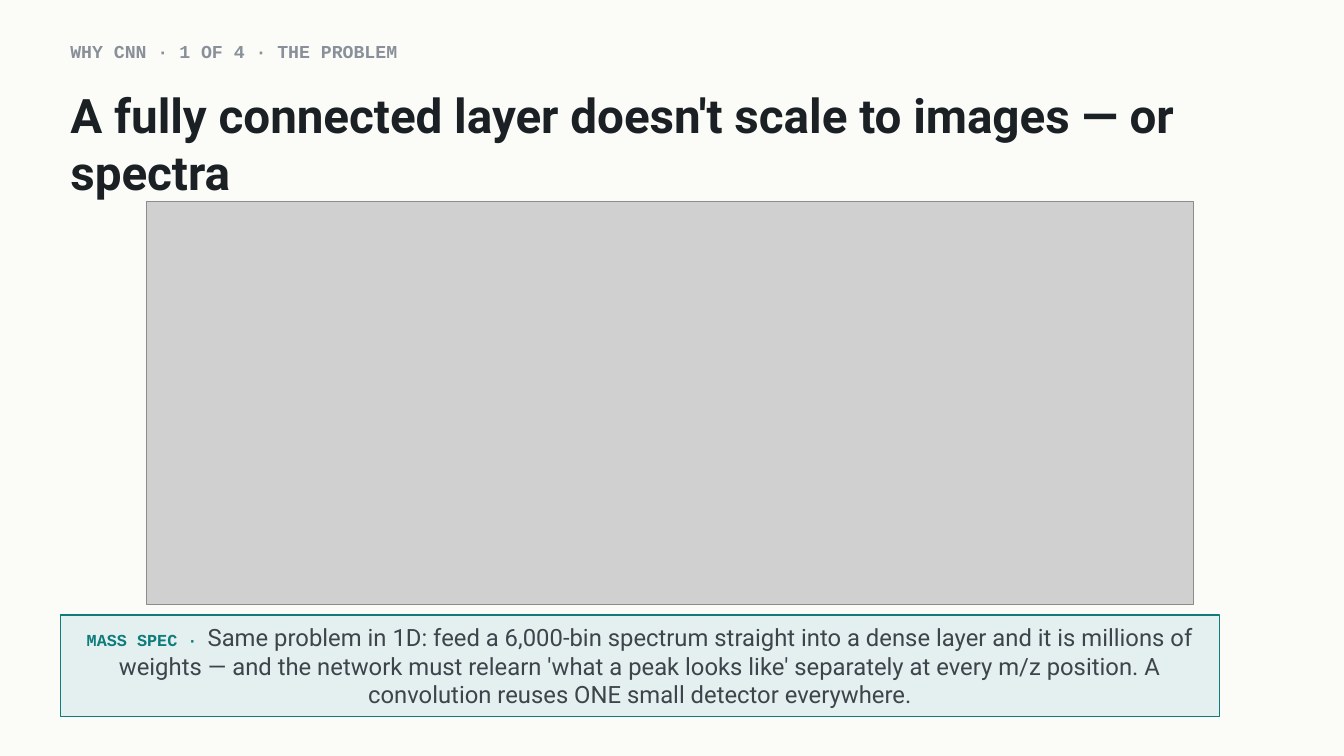
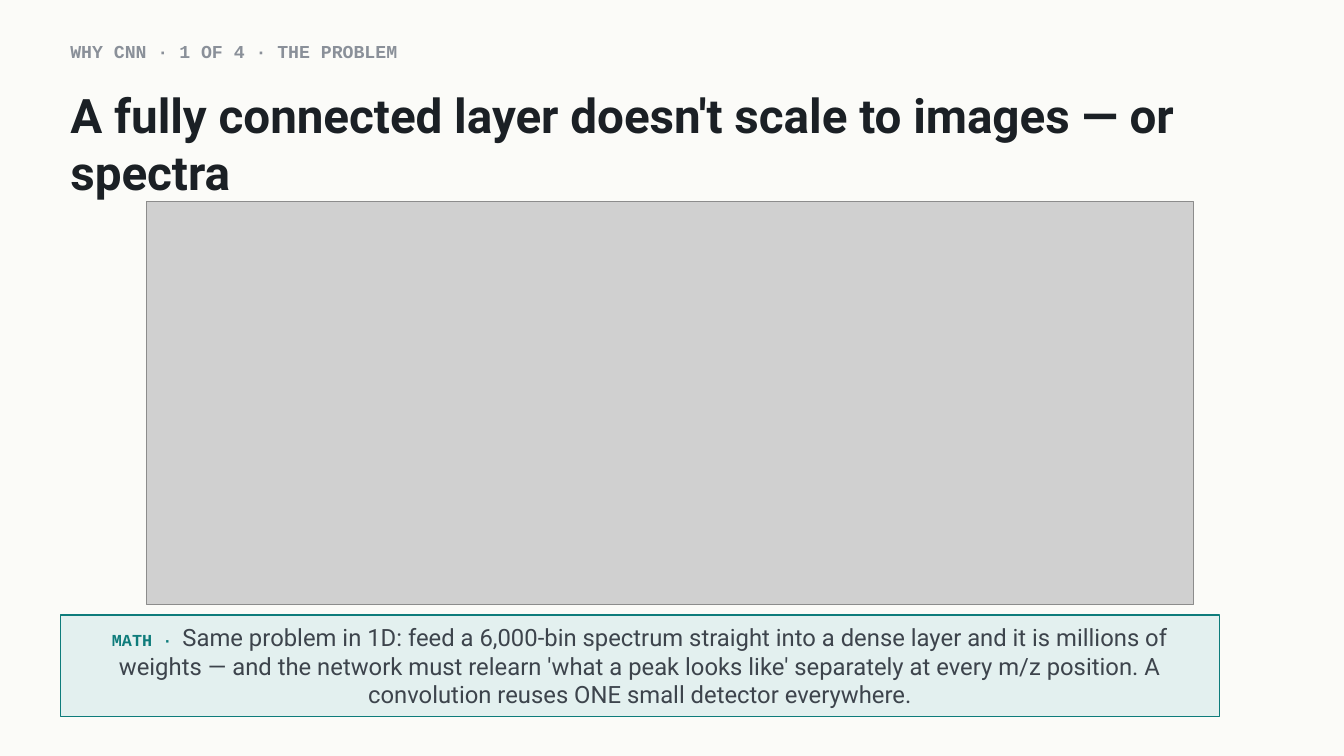
Before and after one commit to indigobio/msacl_dl_course, a slide deck: slide 3 of slides/pptx/lecture05_cnns.pptx. Drawn at 1344x756 pixels with LibreOffice and Linux fonts; fonts in the diff are those of the drawing; grey boxes stand for pictures. Boxes give left, top, right and bottom in pixels: in the first picture for what was removed or moved away, otherwise in the second. Text is boxed around its words. In the diff, an @@ line names an element or a change of style, - is before the commit and + after.

```diff
--- a/slides/pptx/lecture05_cnns.pptx
+++ b/slides/pptx/lecture05_cnns.pptx
@@ text in rectangle at [112, 628, 1167, 708]: text changed @@
-MASS SPEC · Same problem in 1D: feed a 6,000-bin spectrum straight into a dense layer and it is millions of weights — and the network must relearn 'what a peak looks like' separately at every m/z position. A convolution reuses ONE small detector everywhere.
+MATH · Same problem in 1D: feed a 6,000-bin spectrum straight into a dense layer and it is millions of weights — and the network must relearn 'what a peak looks like' separately at every m/z position. A convolution reuses ONE small detector everywhere.
```
Also in this commit, not shown: 1 other slide changed, 33 other files.
